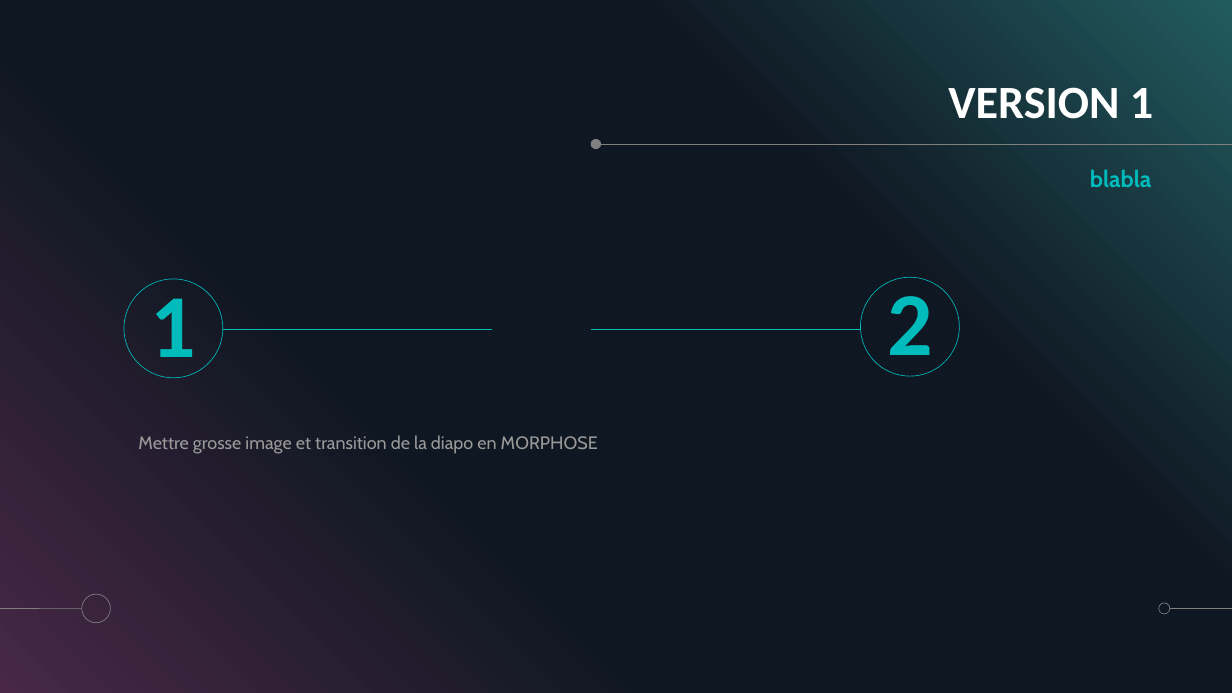
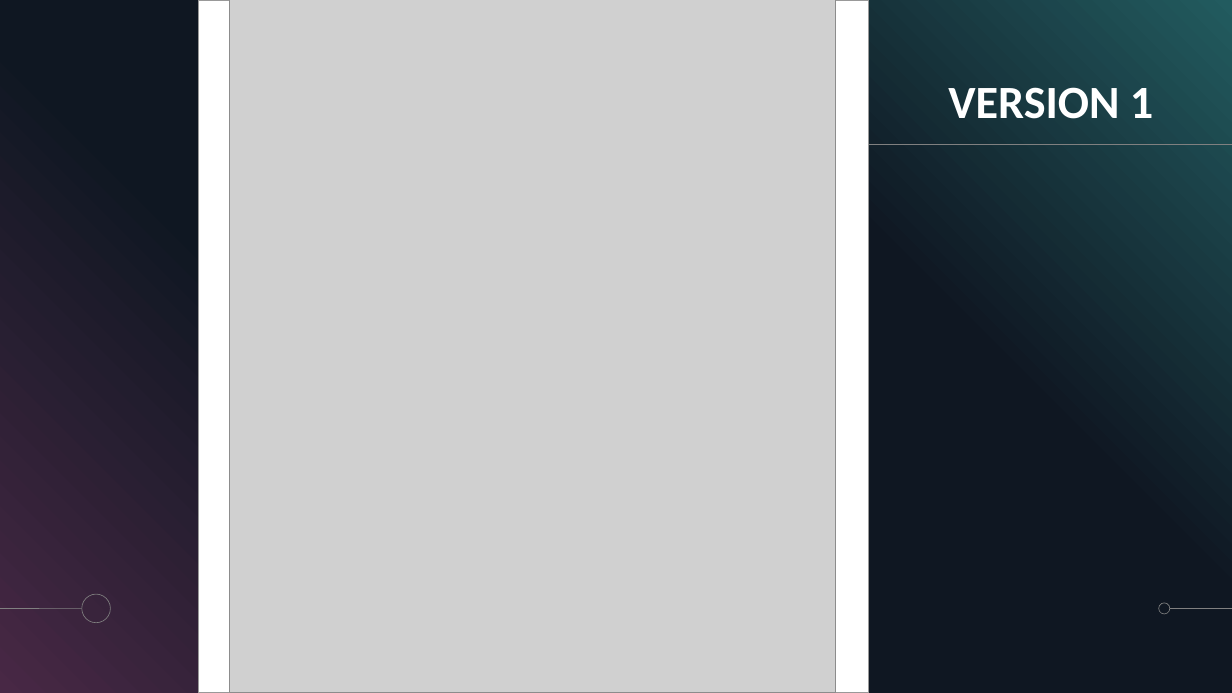
Before and after one commit to ChloeMaccarinelli/TER_M1_S2, a slide deck: slide 13 of doc/Diapo_LOTFI_MACCARINELLI_MARION.pptx. Drawn at 1232x693 pixels with LibreOffice and Linux fonts; fonts in the diff are those of the drawing; grey boxes stand for pictures. Boxes give left, top, right and bottom in pixels: in the first picture for what was removed or moved away, otherwise in the second. Text is boxed around its words. In the diff, an @@ line names an element or a change of style, - is before the commit and + after.

```diff
--- a/doc/Diapo_LOTFI_MACCARINELLI_MARION.pptx
+++ b/doc/Diapo_LOTFI_MACCARINELLI_MARION.pptx
@@ rectangle added at (x1=199, y1=0, x2=869, y2=693), fill #FFFFFF, outline #999999 1 pt @@
@@ picture added at (x1=229, y1=0, x2=836, y2=693) @@
@@ ellipse removed at (x1=591, y1=139, x2=602, y2=149) @@
@@ text removed at (x1=1090, y1=169, x2=1152, y2=187) @@
-blabla
@@ text removed at (x1=124, y1=279, x2=223, y2=378) @@
-1
@@ text removed at (x1=860, y1=277, x2=959, y2=376) @@
-2
@@ line removed from (223, 329) to (493, 329) @@
@@ line removed from (592, 329) to (860, 329) @@
@@ text removed at (x1=138, y1=435, x2=598, y2=454) @@
-Mettre grosse image et transition de la diapo en MORPHOSE
```
Also in this commit, not shown: 10 other slides changed, 3 other files.
